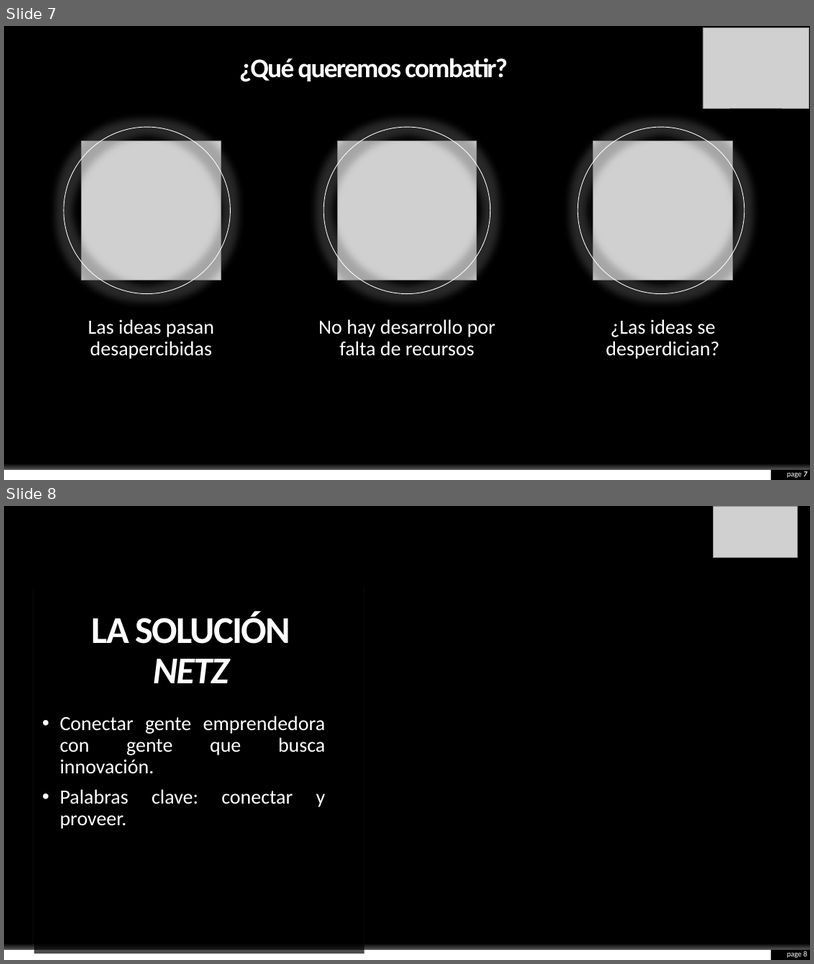
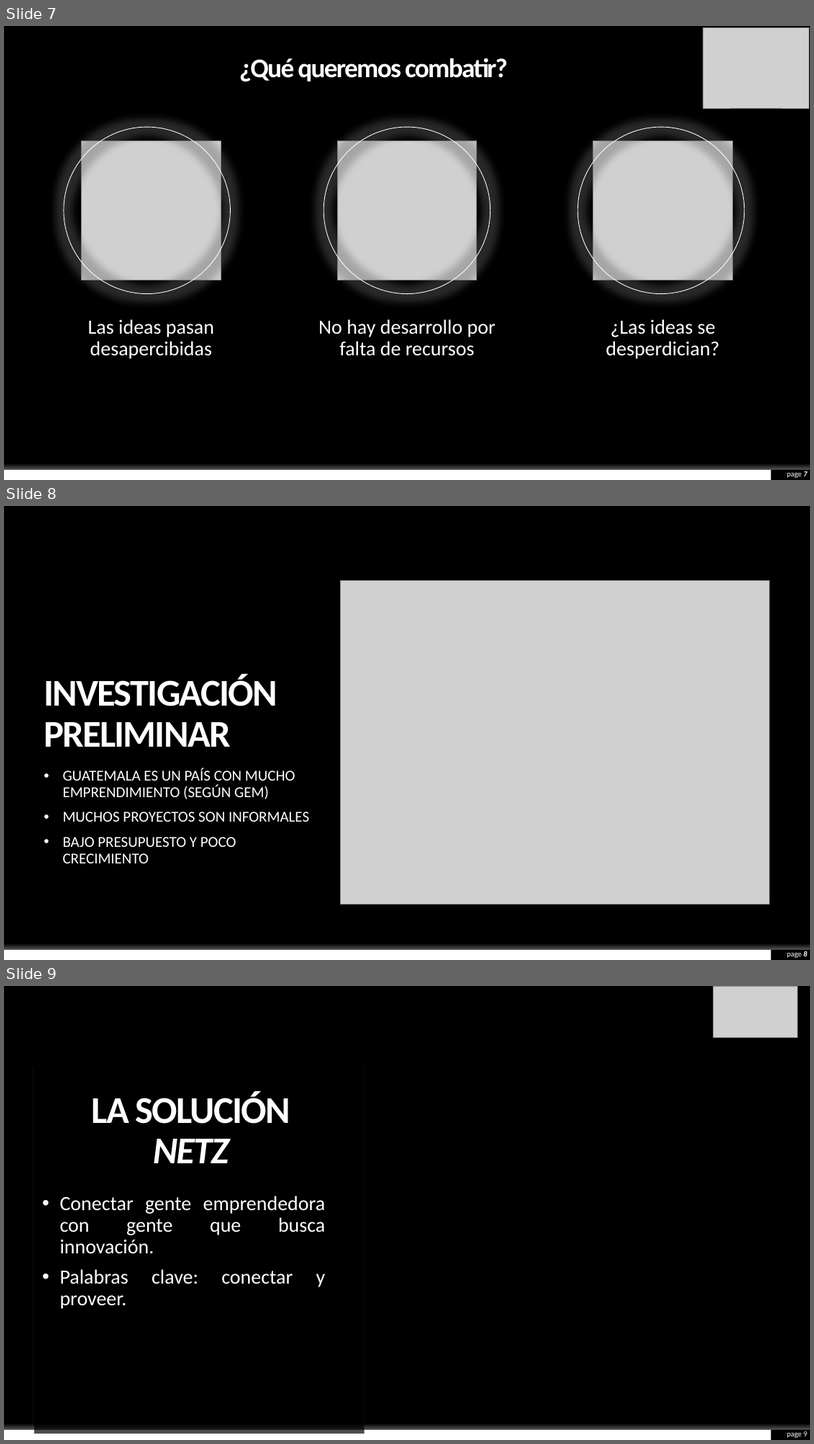
Before and after one commit to KevinHern/ingsoft, a slide deck: Docs/Presentacion_Final/final.pptx. Shown one above the other, each under a label of ours: slides 7 and 8 before the commit, slides 7, 8 and 9 after it. The pictures are 814x964 and 814x1444 pixels, drawn with LibreOffice and Linux fonts; fonts in the diff are those of the drawing; grey boxes stand for pictures; background and template pictures are left out. Boxes give left, top, right and bottom in pixels: in the first picture for what was removed or moved away, otherwise in the second. Text is boxed around its words. In the diff, an @@ line names an element or a change of style, - is before the commit and + after.

```diff
--- a/Docs/Presentacion_Final/final.pptx
+++ b/Docs/Presentacion_Final/final.pptx
@@ slide 8 added at [4, 506, 810, 960], background #000000; not listed: 2 template elements that a slide beside it also shows @@
@@ picture added at [341, 580, 770, 905] @@
@@ title added at [44, 674, 278, 746], 45 pt, text #FFFFFF, bold @@
+INVESTIGACIÓN PRELIMINAR
@@ text added at [63, 768, 309, 863], 18 pt, text #FFFFFF @@
+• GUATEMALA ES UN PAÍS CON MUCHO EMPRENDIMIENTO (SEGÚN GEM)
+• MUCHOS PROYECTOS SON INFORMALES
+• BAJO PRESUPUESTO Y POCO CRECIMIENTO
@@ page number added at [787, 951, 808, 957], 9 pt, text #FFFFFF @@
+page 8
@@ what was slide 8 is now slide 9 @@
@@ page number at [787, 1431, 808, 1437]: text changed @@
-page 8
+page 9
```
Also in this commit, not shown: 1 slide changed.
